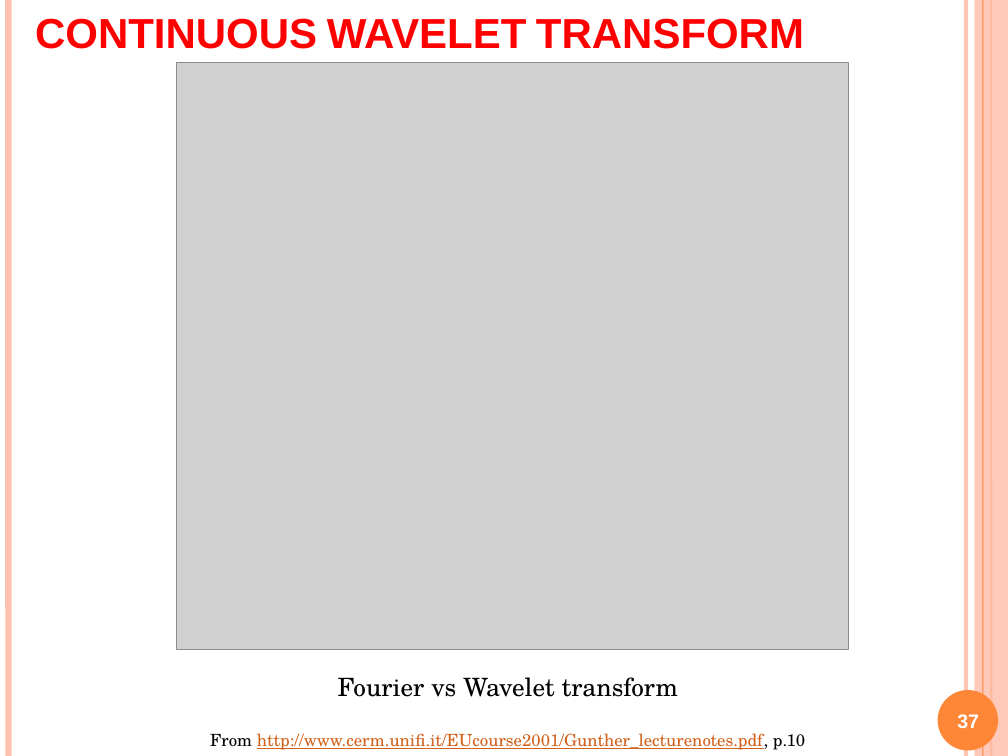
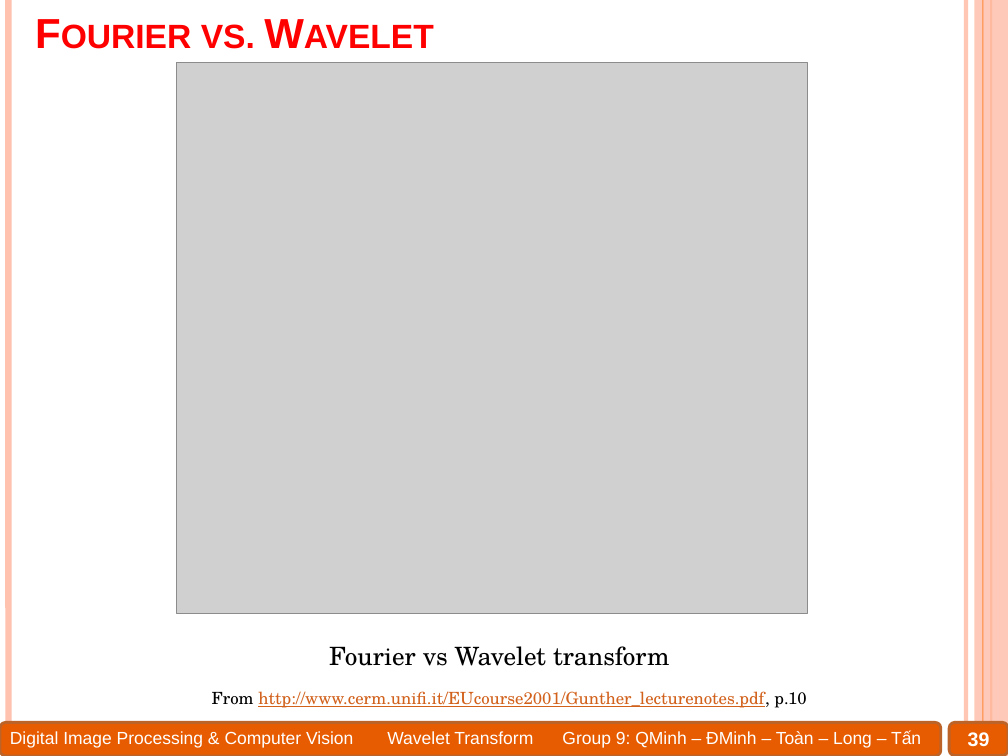
Before and after one commit to Alex7Huynh/dip-g9, a slide deck: slide 39 of 6. PPT/Wavelet transform.pptx (slide 37 before the commit). Drawn at 1008x756 pixels with LibreOffice and Linux fonts; fonts in the diff are those of the drawing; grey boxes stand for pictures. Boxes give left, top, right and bottom in pixels: in the first picture for what was removed or moved away, otherwise in the second. Text is boxed around its words. In the diff, an @@ line names an element or a change of style, - is before the commit and + after.

```diff
--- a/6. PPT/Wavelet transform.pptx
+++ b/6. PPT/Wavelet transform.pptx
@@ title at <box>201,24,255,49</box>: text changed @@
-CONTINUOUS WAVELET TRANSFORM
+Fourier vs. Wavelet
@@ picture: place and size @@
-picture at <box>176,62,849,649</box>
+picture at <box>176,62,807,614</box>
@@ text "Fourier vs Wavelet transform": place and size @@
-text "Fourier vs Wavelet transform" at <box>338,677,678,697</box>
+text "Fourier vs Wavelet transform" at <box>329,646,669,666</box>
@@ text "From http://www.cerm.unifi.it/EUcourse2001/Gunther_lectureno ...": place and size @@
-text "From http://www.cerm.unifi.it/EUcourse2001/Gunther_lectureno ..." at <box>210,733,805,750</box>
+text "From http://www.cerm.unifi.it/EUcourse2001/Gunther_lectureno ..." at <box>212,691,806,708</box>
@@ ellipse removed at <box>937,690,998,751</box> @@
@@ rounded rectangle added at <box>0,723,940,756</box>, fill #E75C01, outline #BC6329 2 pt @@
@@ text added at <box>10,731,921,748</box>, 12.5 pt, text #FFFFFF @@
+Digital Image Processing & Computer Vision Wavelet Transform Group 9: QMinh – ĐMinh – Toàn – Long – Tấn
@@ rounded rectangle added at <box>950,723,1008,756</box>, fill #E75C01, outline #BC6329 2 pt @@
@@ page number at <box>968,732,990,747</box>: text changed @@
-37
+39
```
Also in this commit, not shown: 80 other slides changed, 3 slides added, 4 other files.
